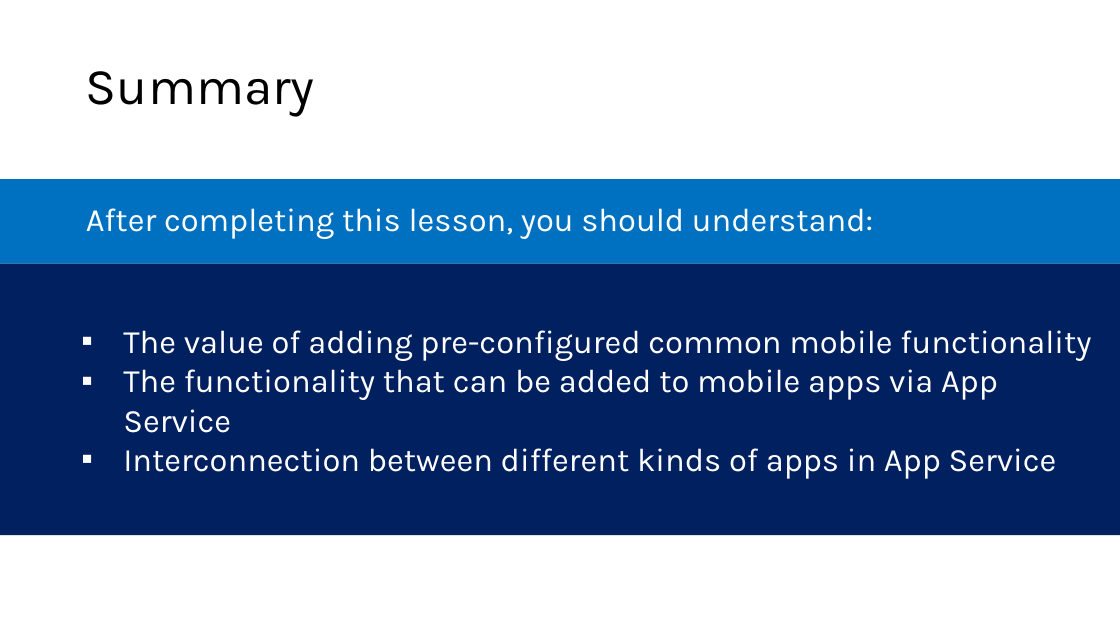
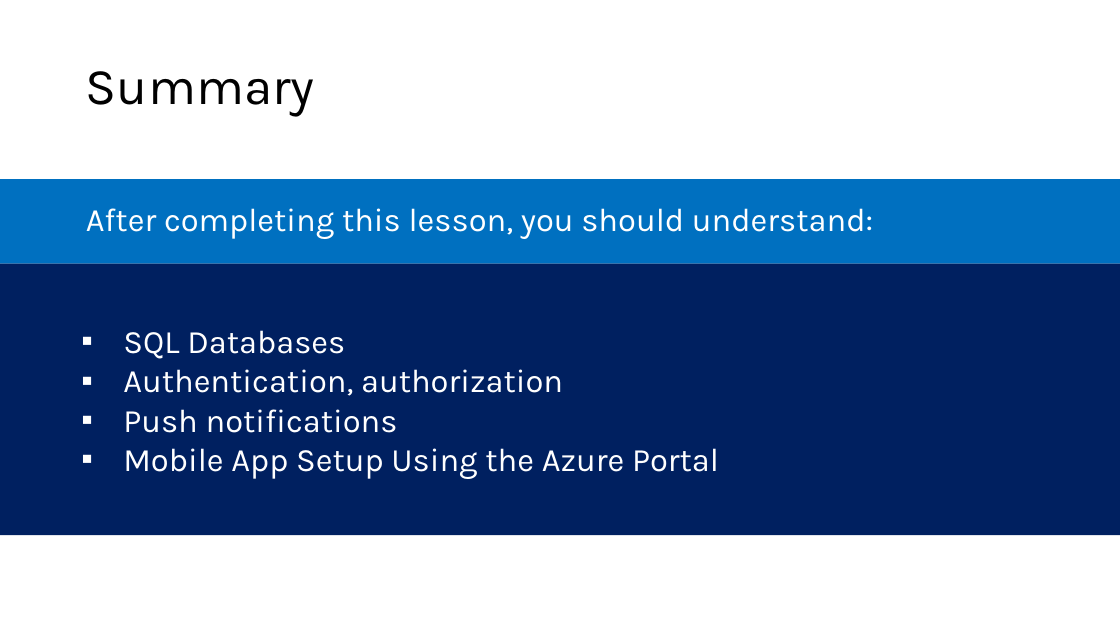
Before and after one commit to microsoft/AcademicContent, a slide deck: slide 23 of Instructor-Led/Module3/Lessons/Module3_Lesson12 Mobile Apps with Microsoft Azure App Service.pptx (slide 24 before the commit). Drawn at 1120x630 pixels with LibreOffice and Linux fonts; fonts in the diff are those of the drawing. Boxes give left, top, right and bottom in pixels: in the first picture for what was removed or moved away, otherwise in the second. Text is boxed around its words. In the diff, an @@ line names an element or a change of style, - is before the commit and + after.

```diff
--- a/Instructor-Led/Module3/Lessons/Module3_Lesson12 Mobile Apps with Microsoft Azure App Service.pptx
+++ b/Instructor-Led/Module3/Lessons/Module3_Lesson12 Mobile Apps with Microsoft Azure App Service.pptx
@@ text in rectangle at bbox=[123, 330, 719, 479]: text changed @@
-▪ The value of adding pre-configured common mobile functionality
-▪ The functionality that can be added to mobile apps via App Service
-▪ Interconnection between different kinds of apps in App Service
+▪ SQL Databases
+▪ Authentication, authorization
+▪ Push notifications
+▪ Mobile App Setup Using the Azure Portal
```
Also in this commit, not shown: 12 other slides changed, 8 slides added, 9 slides removed.
